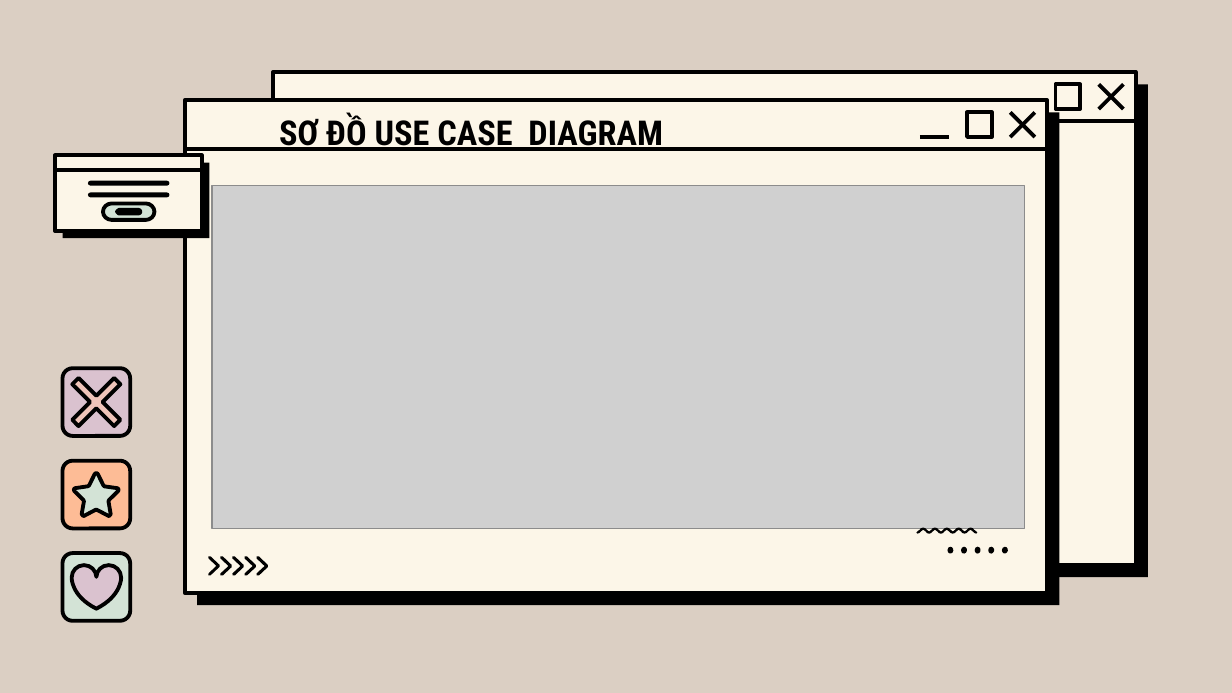
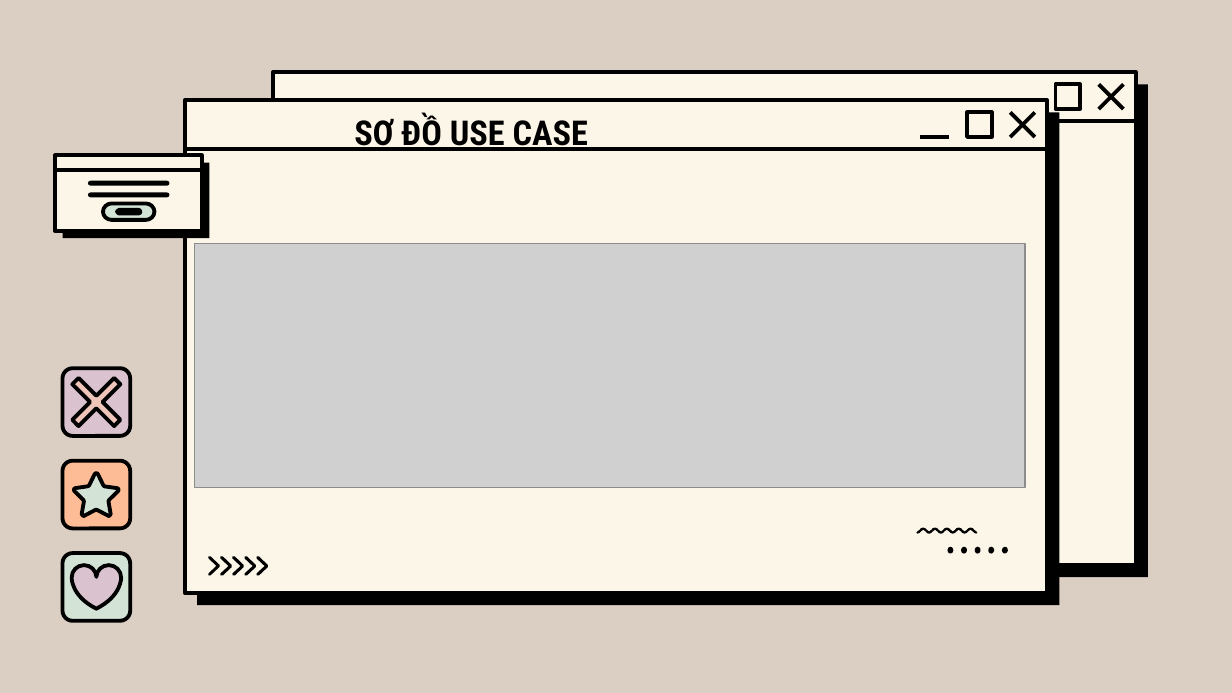
Before and after one commit to Manhwa-Academy/trailer, a slide deck: slide 22 of baocao/báo cáo.pptx (slide 23 before the commit). Drawn at 1232x693 pixels with LibreOffice and Linux fonts; fonts in the diff are those of the drawing; grey boxes stand for pictures; background and template pictures are left out. Boxes give left, top, right and bottom in pixels: in the first picture for what was removed or moved away, otherwise in the second. Text is boxed around its words. In the diff, an @@ line names an element or a change of style, - is before the commit and + after.

```diff
--- a/baocao/báo cáo.pptx
+++ b/baocao/báo cáo.pptx
@@ title at [354, 114, 588, 154]: text changed @@
-SƠ ĐỒ USE CASE DIAGRAM
+SƠ ĐỒ USE CASE
@@ picture: place and size @@
-picture at [212, 186, 1025, 529]
+picture at [195, 244, 1025, 488]
```
Also in this commit, not shown: 1 other slide changed, 2 slides added, 36 other files.
